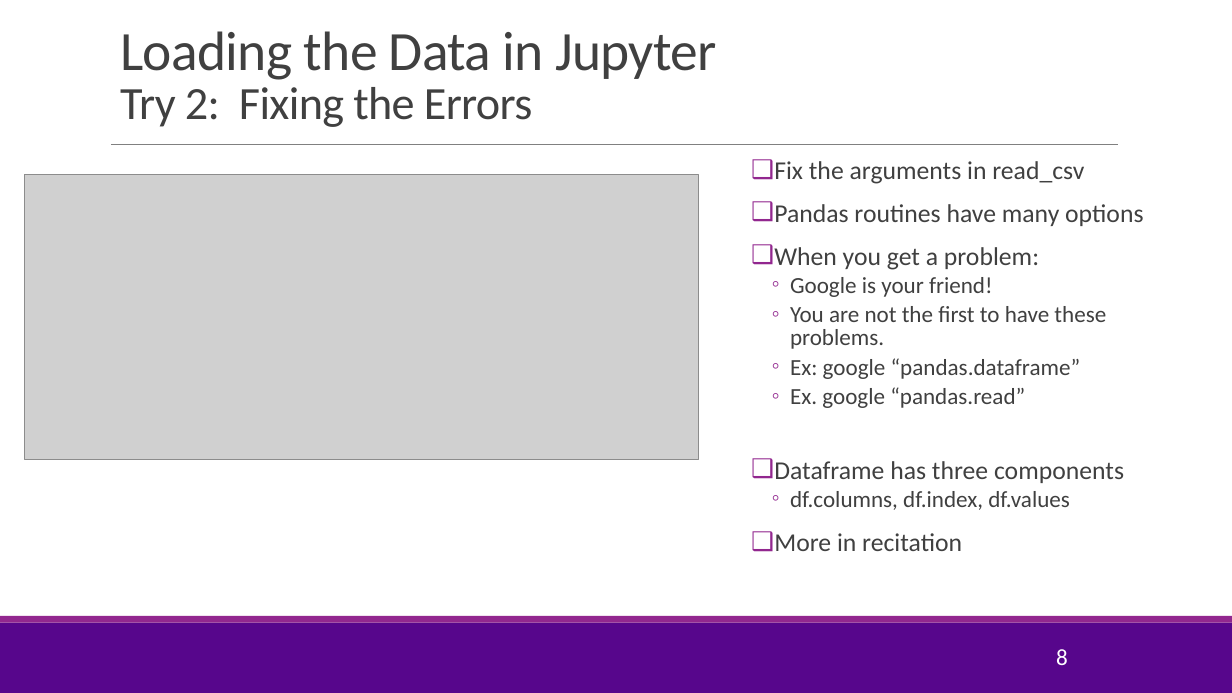
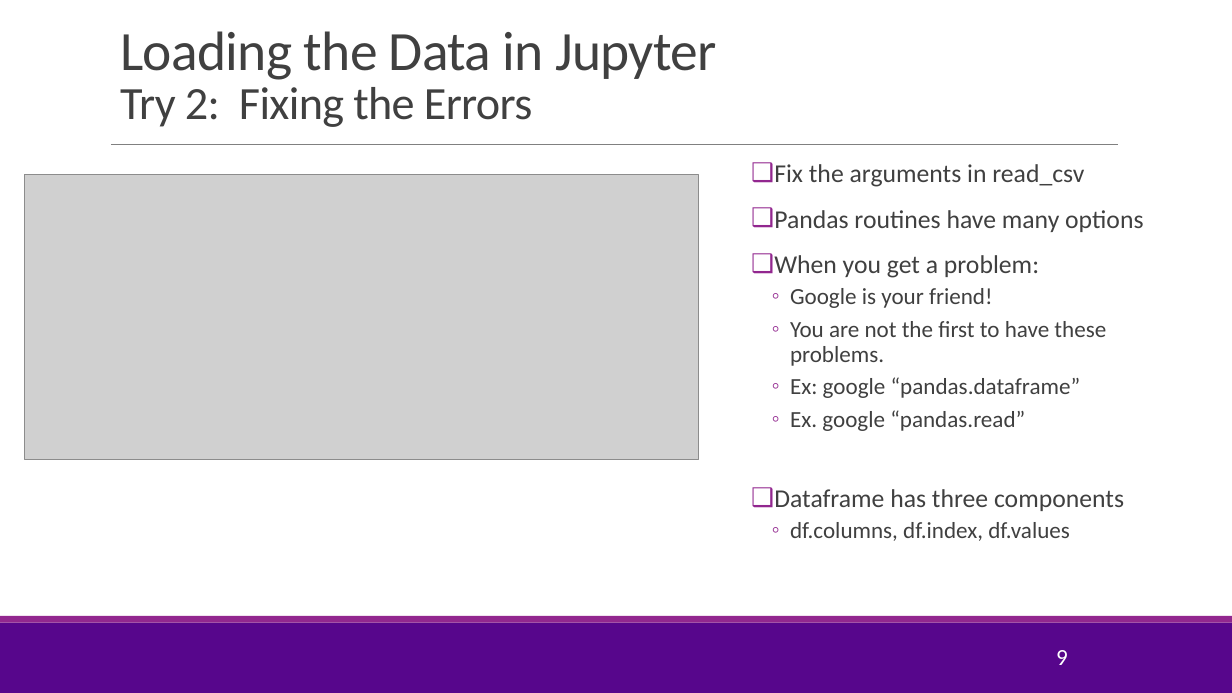
Before and after one commit to joshzzl/introml, a slide deck: slide 9 of lectures/Lect02_SimpRegression.pptx (slide 8 before the commit). Drawn at 1232x693 pixels with LibreOffice and Linux fonts; fonts in the diff are those of the drawing; grey boxes stand for pictures; background and template pictures are left out. Boxes give left, top, right and bottom in pixels: in the first picture for what was removed or moved away, otherwise in the second. Text is boxed around its words. In the diff, an @@ line names an element or a change of style, - is before the commit and + after.

```diff
--- a/lectures/Lect02_SimpRegression.pptx
+++ b/lectures/Lect02_SimpRegression.pptx
@@ text "Fix the arguments in read_csv" at (774,164,1143,541): line spacing 0.8 to 0.9 @@
@@ text at (774,533,962,551): paragraph removed @@
-❑ More in recitation
@@ page number at (1056,650,1068,665): text changed @@
-8
+9
```
Also in this commit, not shown: 5 other slides changed, 1 slide added, 1 slide removed, 1 other file.
